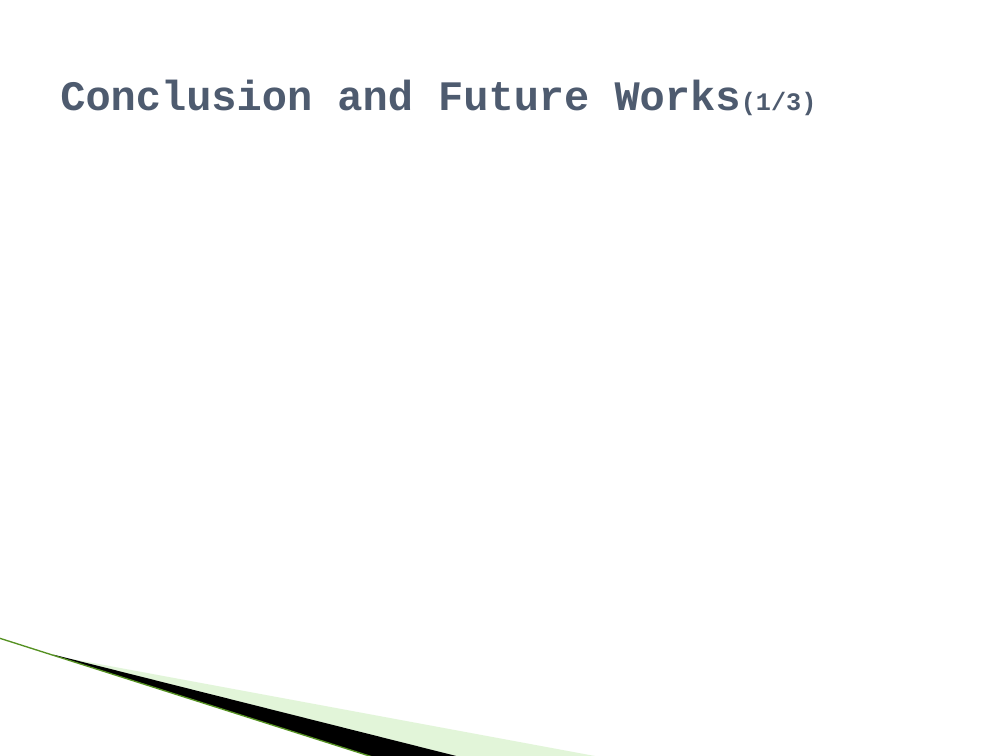
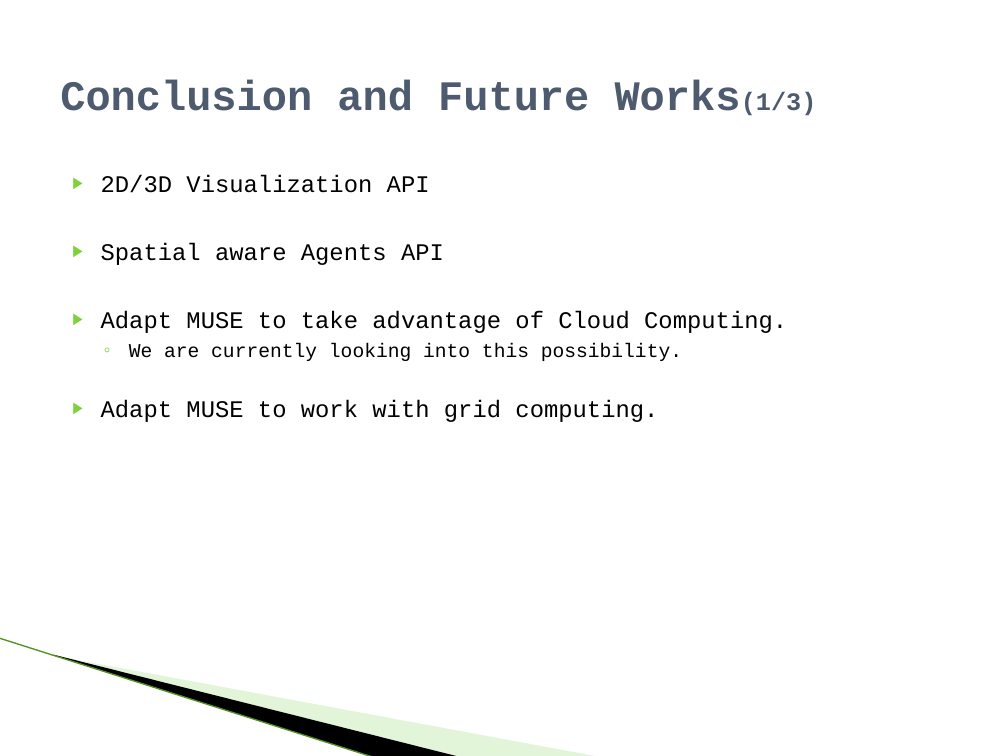
Before and after one commit to raodj/muse, a slide deck: slide 11 of Thesis/MUSE_Defense_presentation.pptx (slide 10 before the commit). Drawn at 1008x756 pixels with LibreOffice and Linux fonts; fonts in the diff are those of the drawing; background and template pictures are left out. Boxes give left, top, right and bottom in pixels: in the first picture for what was removed or moved away, otherwise in the second. Text is boxed around its words. In the diff, an @@ line names an element or a change of style, - is before the commit and + after.

```diff
--- a/Thesis/MUSE_Defense_presentation.pptx
+++ b/Thesis/MUSE_Defense_presentation.pptx
@@ text added at bbox=[101, 174, 787, 422], 17 pt, text #000000 @@
+▶ 2D/3D Visualization API
+▶ Spatial aware Agents API
+▶ Adapt MUSE to take advantage of Cloud Computing.
+  ◦ We are currently looking into this possibility.
+▶ Adapt MUSE to work with grid computing.
```
Also in this commit, not shown: 2 other slides changed, 4 slides added, 2 slides removed.
